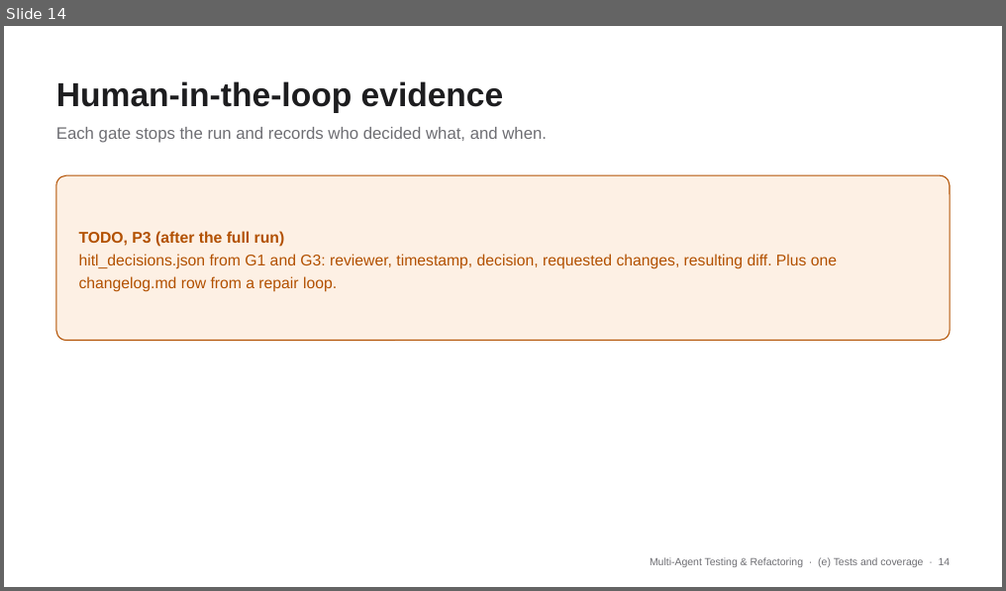
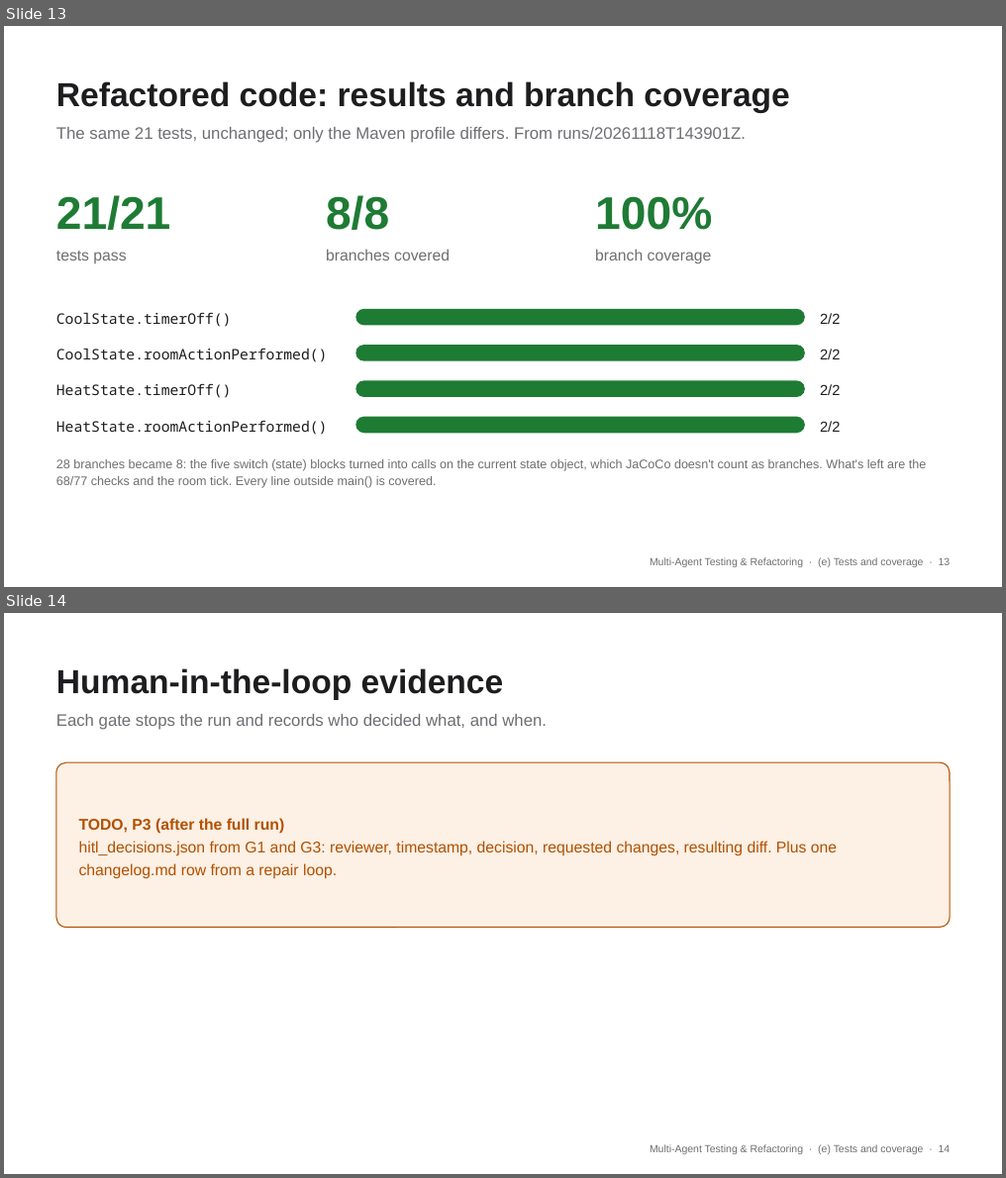
Before and after one commit to JordanTaylorGit/CSE-4392-Multi-Agent-System, a slide deck: slides/team3.pptx. Shown one above the other, each under a label of ours: slide 14 before the commit, slides 13 and 14 after it. The pictures are 1006x591 and 1006x1178 pixels, drawn with LibreOffice and Linux fonts; fonts in the diff are those of the drawing. Boxes give left, top, right and bottom in pixels: in the first picture for what was removed or moved away, otherwise in the second. Text is boxed around its words. In the diff, an @@ line names an element or a change of style, - is before the commit and + after.

```diff
--- a/slides/team3.pptx
+++ b/slides/team3.pptx
@@ slide 13 added at (x1=4, y1=26, x2=1002, y2=587), background #FFFFFF @@
@@ text added at (x1=56, y1=81, x2=789, y2=113), 32 pt, text #1D1D1F, bold @@
+Refactored code: results and branch coverage
@@ text added at (x1=56, y1=127, x2=746, y2=143), 16 pt, text #6E6E73 @@
+The same 21 tests, unchanged; only the Maven profile differs. From runs/20261118T143901Z.
@@ text added at (x1=56, y1=195, x2=171, y2=230), 44 pt, text #1E7B34, bold @@
+21/21
@@ text added at (x1=326, y1=195, x2=389, y2=230), 44 pt, text #1E7B34, bold @@
+8/8
@@ text added at (x1=595, y1=196, x2=712, y2=230), 44 pt, text #1E7B34, bold @@
+100%
@@ text added at (x1=56, y1=251, x2=126, y2=264), 15 pt, text #6E6E73 @@
+tests pass
@@ text added at (x1=326, y1=249, x2=450, y2=261), 15 pt, text #6E6E73 @@
+branches covered
@@ text added at (x1=595, y1=249, x2=712, y2=264), 15 pt, text #6E6E73 @@
+branch coverage
@@ text added at (x1=56, y1=312, x2=232, y2=327), 14 pt, text #1D1D1F @@
+CoolState.timerOff()
@@ rounded rectangle added at (x1=355, y1=309, x2=805, y2=325), fill #1E7B34 @@
@@ text added at (x1=820, y1=313, x2=840, y2=324), 14 pt, text #1D1D1F @@
+2/2
@@ text added at (x1=56, y1=348, x2=328, y2=363), 14 pt, text #1D1D1F @@
+CoolState.roomActionPerformed()
@@ rounded rectangle added at (x1=355, y1=345, x2=805, y2=362), fill #1E7B34 @@
@@ text added at (x1=820, y1=349, x2=840, y2=360), 14 pt, text #1D1D1F @@
+2/2
@@ rounded rectangle added at (x1=355, y1=380, x2=805, y2=397), fill #1E7B34 @@
@@ text added at (x1=56, y1=383, x2=232, y2=398), 14 pt, text #1D1D1F @@
+HeatState.timerOff()
@@ text added at (x1=820, y1=384, x2=840, y2=395), 14 pt, text #1D1D1F @@
+2/2
@@ text added at (x1=56, y1=420, x2=328, y2=435), 14 pt, text #1D1D1F @@
+HeatState.roomActionPerformed()
@@ rounded rectangle added at (x1=355, y1=417, x2=805, y2=433), fill #1E7B34 @@
@@ text added at (x1=820, y1=421, x2=840, y2=432), 14 pt, text #1D1D1F @@
+2/2
@@ text added at (x1=56, y1=460, x2=926, y2=488), 12 pt, text #6E6E73 @@
+28 branches became 8: the five switch (state) blocks turned into calls on the current state object, which JaCoCo doesn't count as branches. What's left are the 68/77 checks and the room tick. Every line outside main() is covered.
@@ text added at (x1=649, y1=558, x2=950, y2=568), 10 pt, text #6E6E73 @@
+Multi-Agent Testing & Refactoring · (e) Tests and coverage · 13
```
Also in this commit, not shown: 4 slides changed, 1 other slide added, 2 slides removed, 6 other files.
